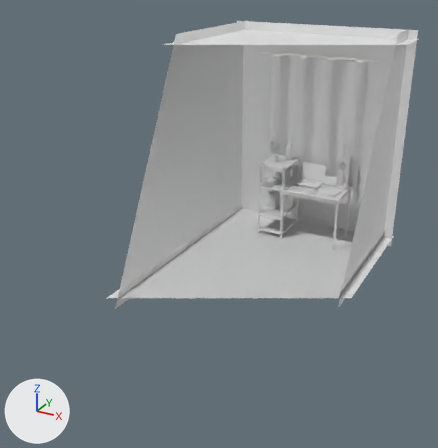
Before and after pictures for a commit that changed the glTF model darmixista/public/desk/desk.glb.
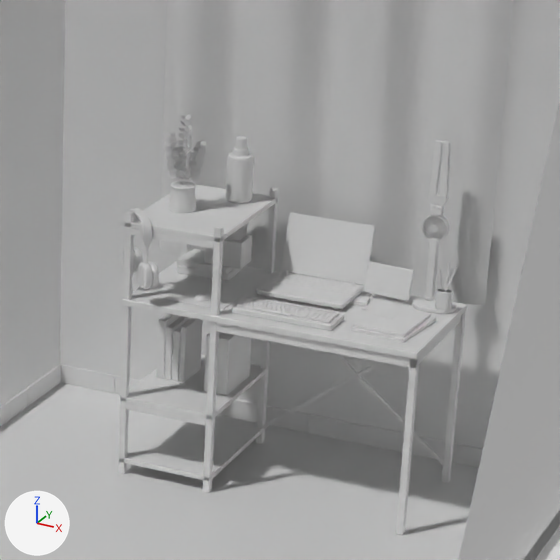
Old and new are each drawn whole from a 50 mm lens placed at (2.89, -7.8, 3.76), pointed at (-0.29, -2.03, 0.88) and again close up on the part from 51% to 86% of the width and 23% to 57% of the height. Every picture has the same lights, and +X, +Y and +Z are marked at lower left. The last two pictures show the newer version. Everything nearer to the camera than a plane just in front of the edit is cut away. Where no turn or scale is listed for an object, it has been applied to the vertices. Vertices at exactly the same position are counted once.

Objects in the first close-up: 'base', 'furn', 'lapscreen', 'miniscreen', 'props', 'room'.
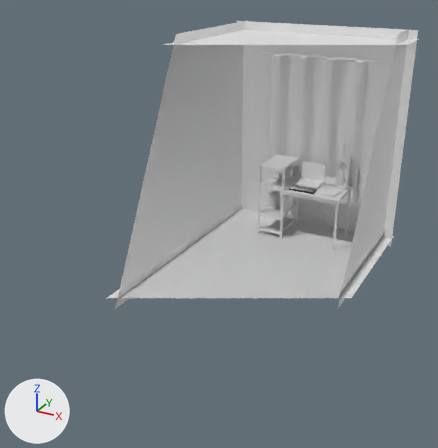
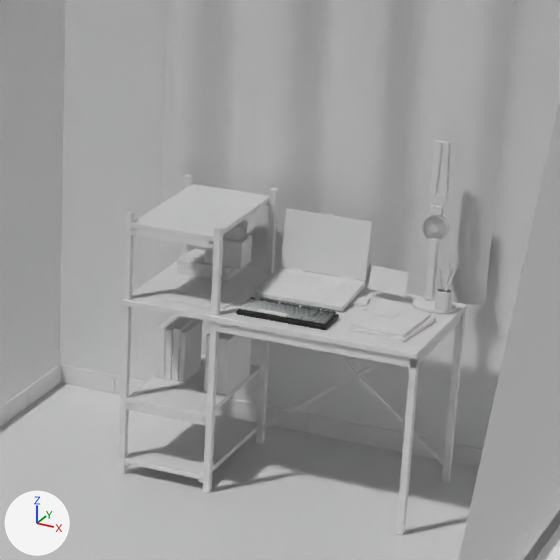
Where the newer file only moved an object's origin or applied its transform, the numbers keep the older frame.

Boxes [x1, y1, x2, y2] around the edits, measured in the close-ups (560 x 560 px; the box of a moved part takes in the faces that stretch with it):
'furn', reshaped
    before: [118, 179, 467, 536]
    after: [118, 175, 467, 536]
'props', reshaped (10% narrower, 9% shorter)
    before: [122, 115, 457, 396]
    after: [156, 140, 457, 396]
'lapscreen', moved, turned, rescaled
    before: [283, 214, 372, 280]
    after: [282, 211, 370, 277]
'lpt', added
    after: [256, 209, 373, 311]
'kbd', added
    after: [236, 297, 339, 330]
part 1 of me_cube, rebuilt (8% narrower)
    before: [119, 417, 263, 481]
    after: [125, 416, 257, 483]
part 2 of me_cube, cut back
    before: [121, 354, 266, 420]
    after: [126, 354, 260, 425]
part 3 of me_cube, cut back
    before: [125, 184, 278, 242]
    after: [131, 184, 269, 248]
part 4 of me_cylinder_009, deleted
    before: [122, 115, 414, 331]
part 5 of me_cylinder_009, moved or reshaped
    before: [156, 314, 203, 382]
    after: [156, 315, 203, 382]

What changed in the scene script:
```text
Add mat_defaultmaterial:
    mat_defaultmaterial = bpy.data.materials.new('DefaultMaterial')
    mat_defaultmaterial.use_nodes = True; mat_defaultmaterial.node_tree.nodes.clear()
    _N = mat_defaultmaterial.node_tree.nodes; _L = mat_defaultmaterial.node_tree.links
    n0 = _N.new('ShaderNodeOutputMaterial'); n0.name = 'Material Output'
    n1 = _N.new('ShaderNodeBsdfPrincipled'); n1.name = 'Principled BSDF'
    n2 = _N.new('ShaderNodeVertexColor'); n2.name = 'Color Attribute'
    _L.new(n1.outputs[0], n0.inputs[0])  # 'BSDF' to 'Surface'
    _L.new(n2.outputs[0], n1.inputs[0])  # 'Color' to 'Base Color'
Change me_cube:
    used by ob_furn; location = (-0.001, 0.0, 0.55)
    remove me_cube.from_pydata(...)  # 1472 vertices, 2844 faces; spans x -0.602..0.602, y -0.3..0.3, z -0.55..0.55
    add me_cube.from_pydata(...)  # 2132 vertices, 4140 faces; spans x -0.602..0.602, y -0.3..0.3, z -0.55..0.55
    me_cube part 1: the loose piece of 56 vertices spanning x -0.598..-0.2, y -0.29..0.29, z -0.5..-0.48 is rebuilt with 276 vertices and now spans x -0.571..-0.226, y -0.29..0.29, z -0.512..-0.48
    me_cube part 2: 10 vertices moved within x -0.198..-0.196, y -0.289..0.289, z 0.139..0.174; 56 vertices removed from x -0.598..-0.2, y -0.29..0.29, z -0.235..-0.215; 276 vertices added at x -0.571..-0.226, y -0.29..0.29, z -0.247..-0.215
    me_cube part 3: 56 vertices removed from x -0.598..-0.198, y -0.29..0.29, z 0.495..0.515; 276 vertices added at x -0.571..-0.226, y -0.29..0.29, z 0.483..0.515
    other edits to the shape of me_cube do not show in these pictures
Change me_cylinder_009:
    used by ob_props; location = (-0.039, -0.027, 0.89)
    remove me_cylinder_009.from_pydata(...)  # 43914 vertices, 85950 faces; spans x -0.624..0.624, y -0.325..0.325, z -0.555..0.555
    add me_cylinder_009.from_pydata(...)  # 12252 vertices, 24158 faces; spans x -0.521..0.624, y -0.198..0.292, z -0.555..0.51
    me_cylinder_009 part 4: 365 loose pieces with 31662 vertices, spanning x -0.624..0.445, y -0.325..0.325, z -0.147..0.555, are deleted
    me_cylinder_009 part 5: 112 vertices removed from x -0.521..-0.397, y -0.008..0.162, z -0.344..-0.305; 112 vertices added at x -0.521..-0.397, y -0.008..0.162, z -0.343..-0.329
    other edits to the shape of me_cylinder_009 do not show in these pictures
Add me_cube_161:
    me_cube_161.from_pydata(...)  # 11680 vertices, 22968 faces; spans x -0.183..0.183, y -0.068..0.069, z -0.019..0.018
    me_cube_161.materials.append(mat_defaultmaterial)
Add me_cube_045:
    me_cube_045.from_pydata(...)  # 7360 vertices, 14228 faces; spans x -0.179..0.179, y -0.146..0.146, z -0.144..0.144
Change ob_lapscreen:
    remove ob_lapscreen.parent = ob_hinge
    ob_lapscreen.location: (0.0, -0.0011, 0.125) -> (0.03, 0.237, 0.922)
    ob_lapscreen.rotation_euler: (1.571, 0.0, 0.0) -> (1.422, 0.0, 0.0)  # degrees (90, 0, 0) -> degrees (81, 0, 0)
    ob_lapscreen.scale: (0.168, 0.168, 0.168) -> (0.171, 0.171, 0.171)
Add ob_kbd:
    ob_kbd = bpy.data.objects.new('kbd', me_cube_161)
    ob_kbd.location = (0.04, -0.171, 0.767)
Add ob_lpt:
    ob_lpt = bpy.data.objects.new('lpt', me_cube_045)
    ob_lpt.location = (0.03, 0.116, 0.894)
```
